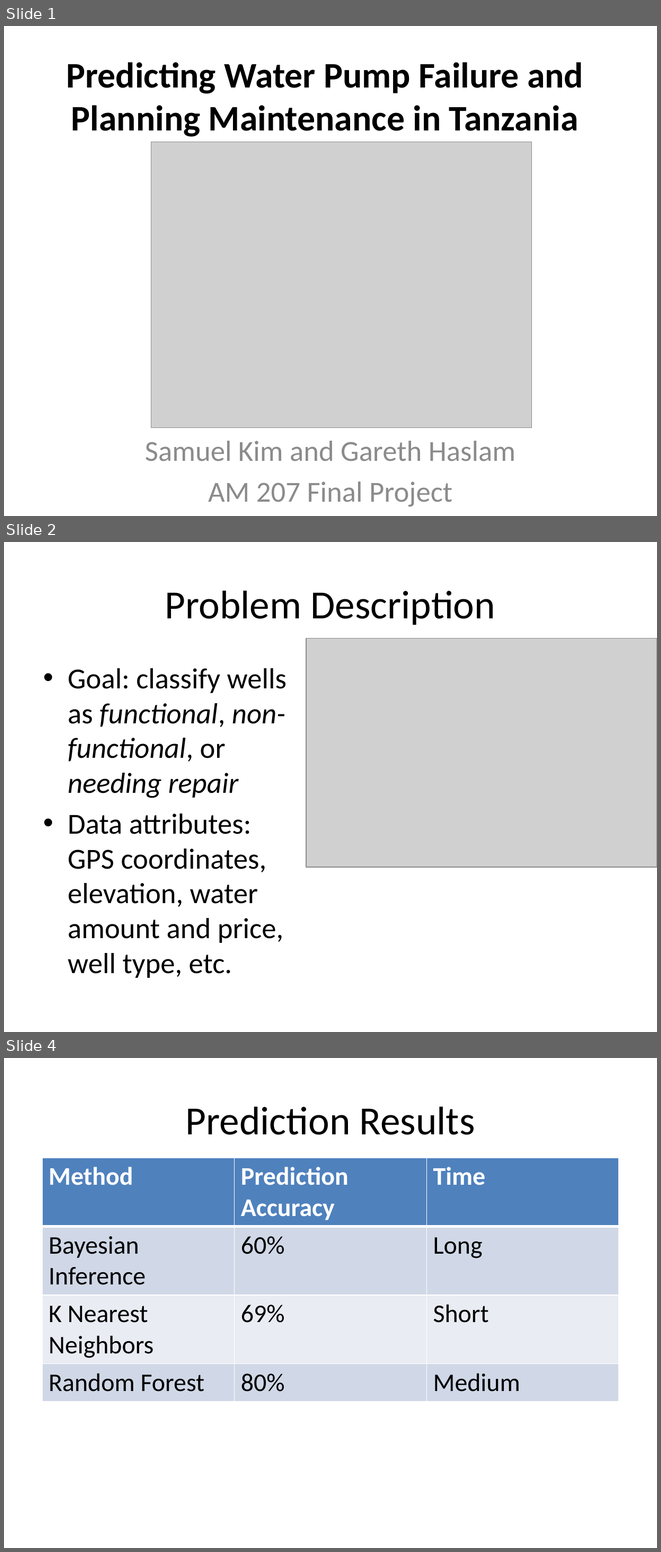
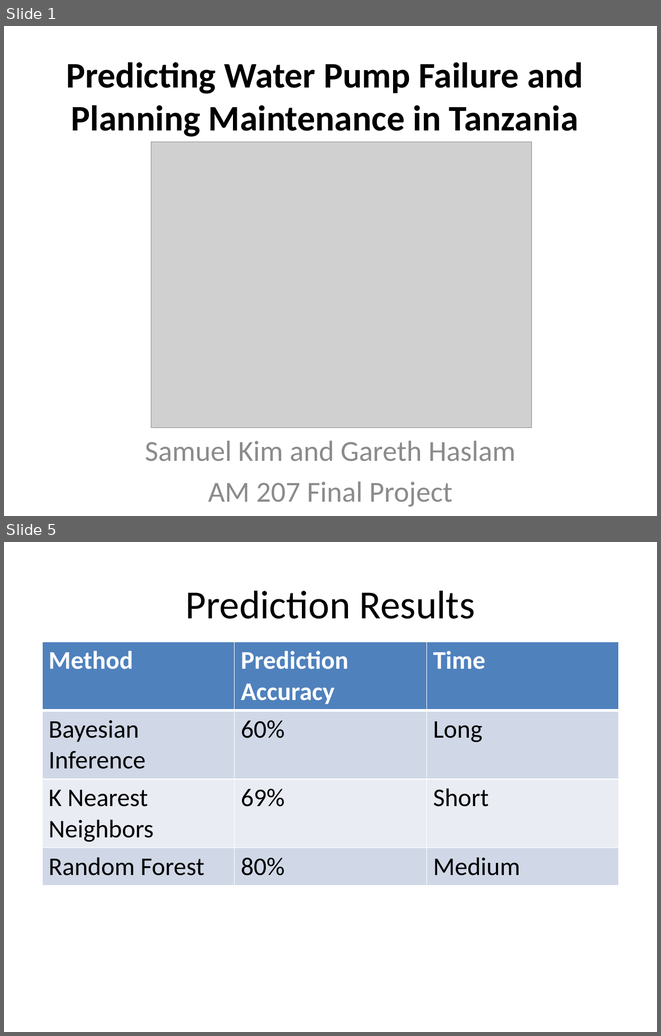
Before and after one commit to ghaslam/AM207, a slide deck: Screencast/Screencast.pptx. Shown one above the other, each under a label of ours: slides 1, 2 and 4 before the commit, slides 1 and 5 after it; the slides between them are not shown. The pictures are 661x1552 and 661x1036 pixels, drawn with LibreOffice and Linux fonts; fonts in the diff are those of the drawing; grey boxes stand for pictures. Boxes give left, top, right and bottom in pixels: in the first picture for what was removed or moved away, otherwise in the second. Text is boxed around its words. In the diff, an @@ line names an element or a change of style, - is before the commit and + after.

```diff
--- a/Screencast/Screencast.pptx
+++ b/Screencast/Screencast.pptx
@@ slide 2 removed at bbox=[4, 542, 657, 1032], background #FFFFFF @@
@@ title removed at bbox=[165, 590, 495, 625] @@
-Problem Description
@@ picture removed at bbox=[306, 638, 657, 867] @@
@@ text removed at bbox=[68, 668, 286, 978] @@
-• Goal: classify wells as functional, non-functional, or needing repair
-• Data attributes: GPS coordinates, elevation, water amount and price, well type, etc.
@@ what was slide 4 is now slide 5 @@
```
Also in this commit, not shown: 1 slide changed, 3 slides added.
